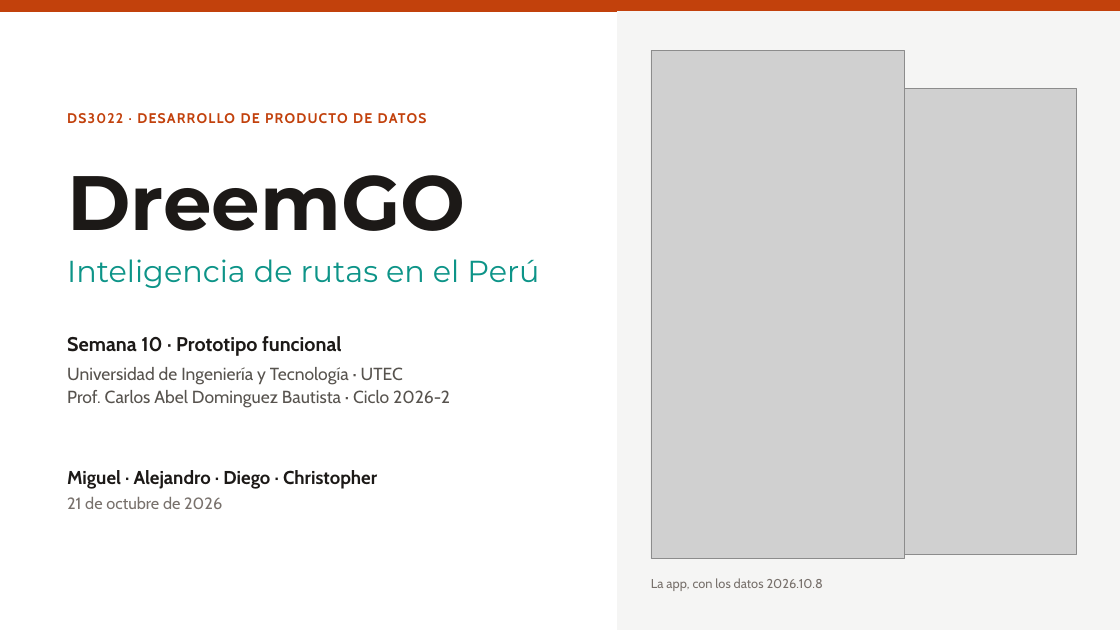
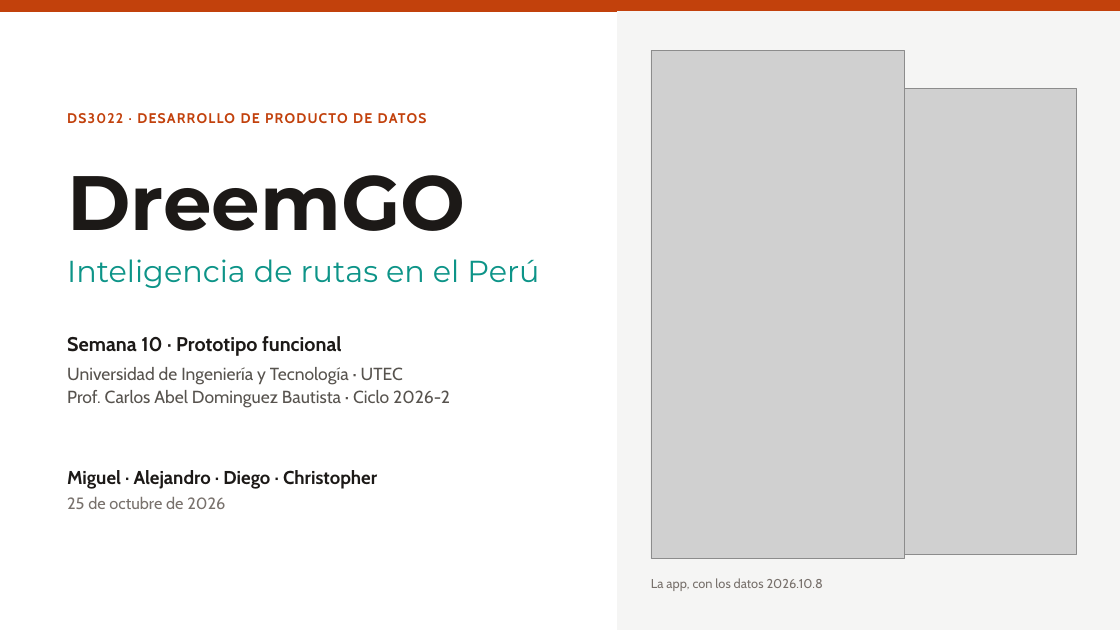
Before and after one commit to oswaldoaqm/Alejandros-Team, a slide deck: slide 1 of deliveries/week10/PresentationWeek10.pptx. Drawn at 1120x630 pixels with LibreOffice and Linux fonts; fonts in the diff are those of the drawing; grey boxes stand for pictures. Boxes give left, top, right and bottom in pixels: in the first picture for what was removed or moved away, otherwise in the second. Text is boxed around its words. In the diff, an @@ line names an element or a change of style, - is before the commit and + after.

```diff
--- a/deliveries/week10/PresentationWeek10.pptx
+++ b/deliveries/week10/PresentationWeek10.pptx
@@ text at [67, 497, 225, 509]: text changed @@
-21 de octubre de 2026
+25 de octubre de 2026
```
Also in this commit, not shown: 2 other slides changed, 1 slide added, 1 other file.
